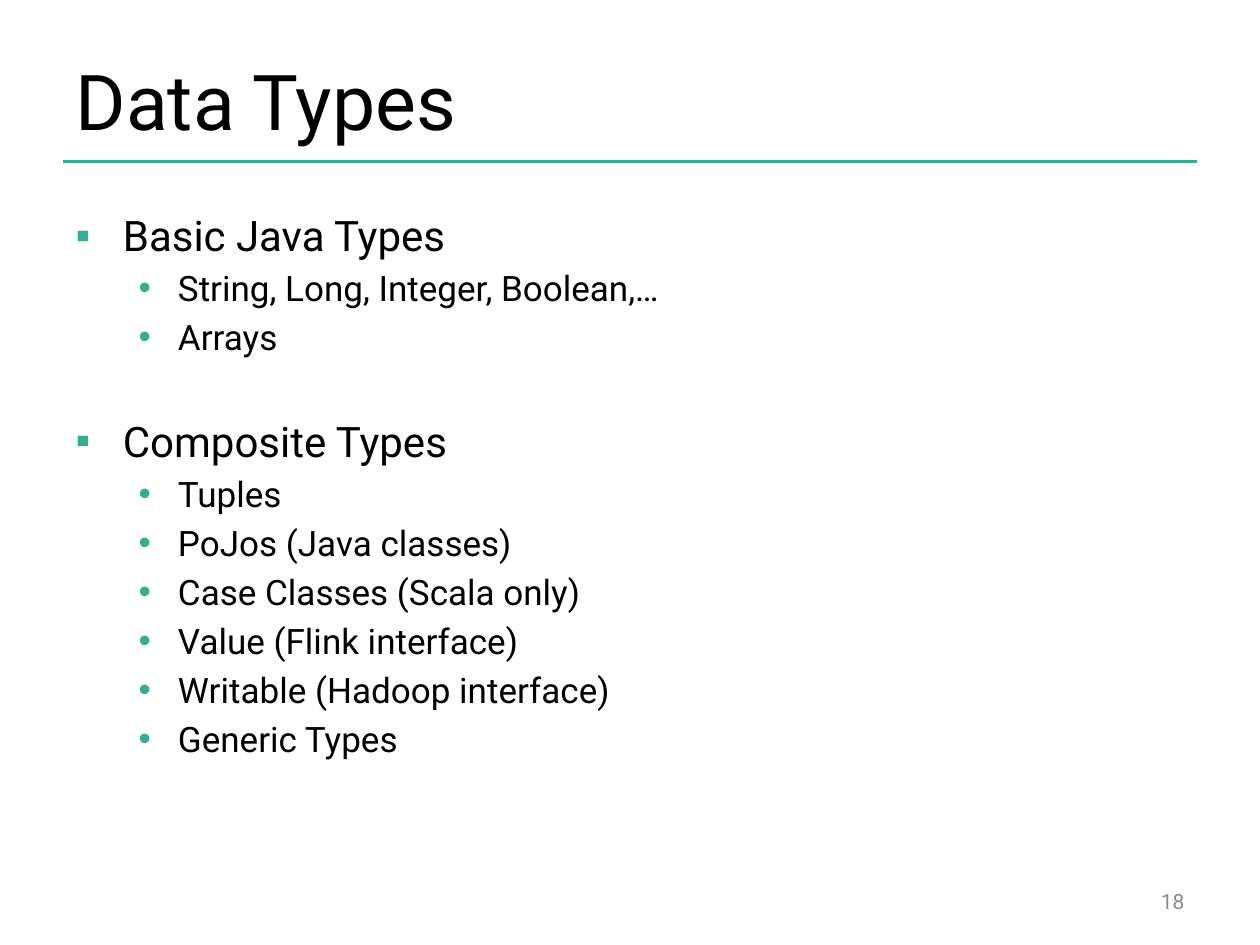
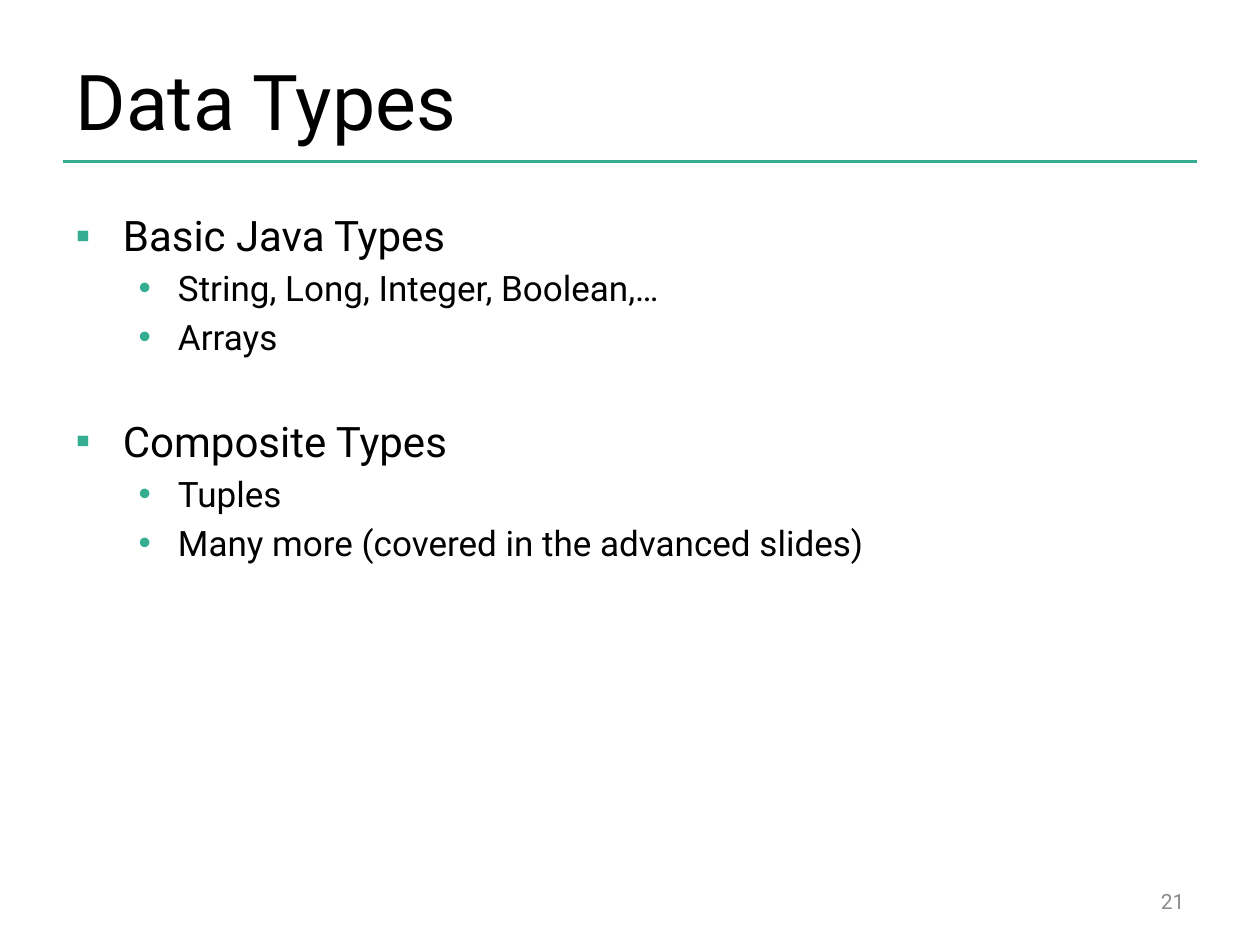
Before and after one commit to dataArtisans/flink-training-web, a slide deck: slide 21 of slides/flink_batch_basics.pptx (slide 18 before the commit). Drawn at 1260x945 pixels with LibreOffice and Linux fonts; fonts in the diff are those of the drawing; background and template pictures are left out. Boxes give left, top, right and bottom in pixels: in the first picture for what was removed or moved away, otherwise in the second. Text is boxed around its words. In the diff, an @@ line names an element or a change of style, - is before the commit and + after.

```diff
--- a/slides/flink_batch_basics.pptx
+++ b/slides/flink_batch_basics.pptx
@@ text at bbox=[178, 528, 863, 564]: text changed @@
-  • PoJos (Java classes)
-  • Case Classes (Scala only)
-  • Value (Flink interface)
-  • Writable (Hadoop interface)
-  • Generic Types
+  • Many more (covered in the advanced slides)
@@ page number at bbox=[1161, 894, 1185, 909]: text changed @@
-18
+21
```
Also in this commit, not shown: 12 other slides changed, 8 slides added, 5 slides removed.
